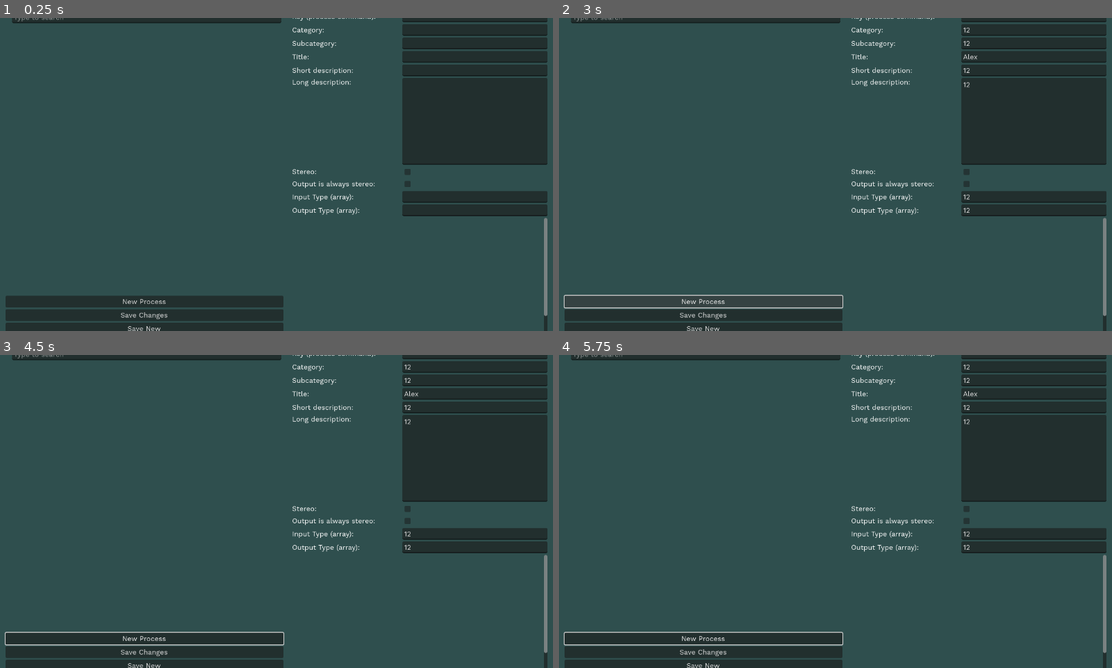
Above: before the commit, frames 1-4 (two rows, left to right).
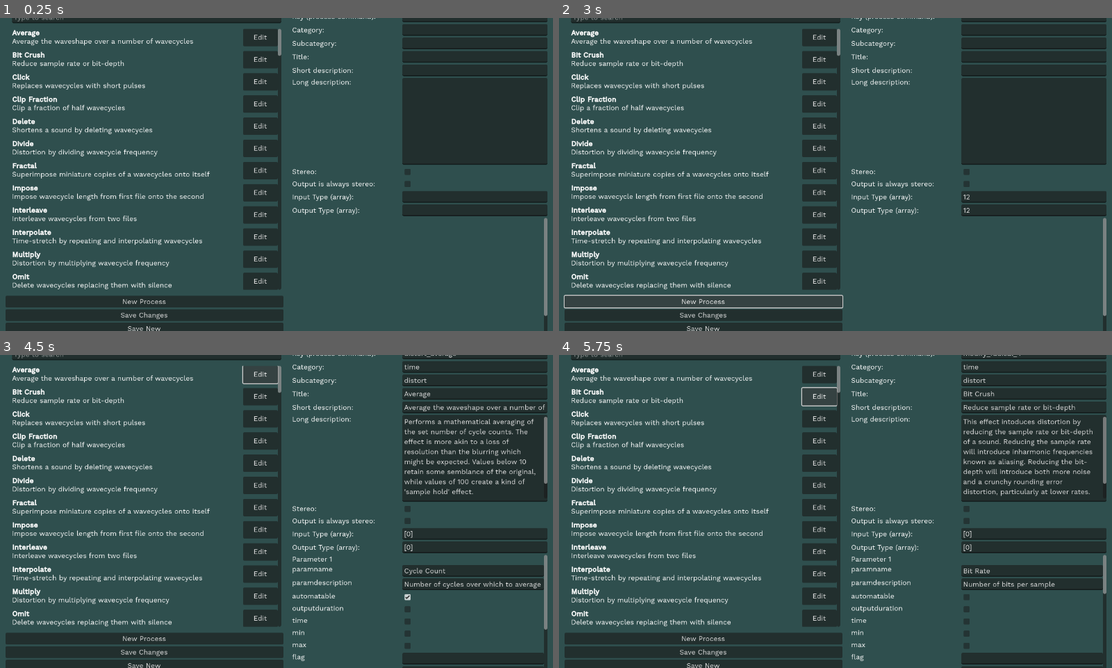
Above: after the commit, the same moments.

Repository: meefs/SoundThread
Game: Godot game, scene res://dev_tools/json_editor/json_editor.tscn
Same seed, same stepped clock (60 frames per second), same inputs: the game is played once before the commit and once after it. This scene is started directly instead of the project's main scene.
Inputs (mouse positions are in pixels of both pictures, inside the frame that each line leads up to):
- Up to frame 1 (0.25 s): no input
- Up to frame 2 (3 s): click (1034, 30) at 0.52 s; type "12" at 0.6 s; click (1034, 43) at 0.75 s; type "12" at 0.83 s; click (1034, 55) at 0.98 s; type "Alex" at 1.07 s; click (1034, 71) at 1.27 s; type "12" at 1.35 s; click (1034, 121) at 1.5 s; type "12" at 1.58 s; click (1034, 196) at 1.73 s; type "12" at 1.82 s; click (1034, 208) at 2.02 s; type "12" at 2.1 s; click "New Process" at 2.75 s
- Up to frame 3 (4.5 s): click "New Process" at 3.5 s; click (259, 373) at 4.25 s, where only the run after the commit has a clickable "Edit"
- Up to frame 4 (5.75 s): click (818, 395) at 5 s, where only the run after the commit has a clickable "Edit"

The runs differ from the first frame. In frame 1, 7.7% of the frame differs, in the area x 2-51%, y 3-87%; in frame 2, 7.8%; in frame 3, 13%; in frame 4, 13%, in the area x 0-99%, y 0-100%.
Error before the commit: Parse Error: Identifier "Nodes" not declared in the current scope. (res://dev_tools/json_editor/json_editor.gd:8)

Commit message:
fixed bug in dev tools referencing now removed nodes scene

Diff:
--- a/dev_tools/json_editor/json_editor.gd
+++ b/dev_tools/json_editor/json_editor.gd
@@ -5,7 +5,6 @@
 var json = "res://scenes/main/process_help.json"
 
 func _ready() -> void:
-	Nodes.hide()
 
 	load_json()
 	hidpi_adjustment()
